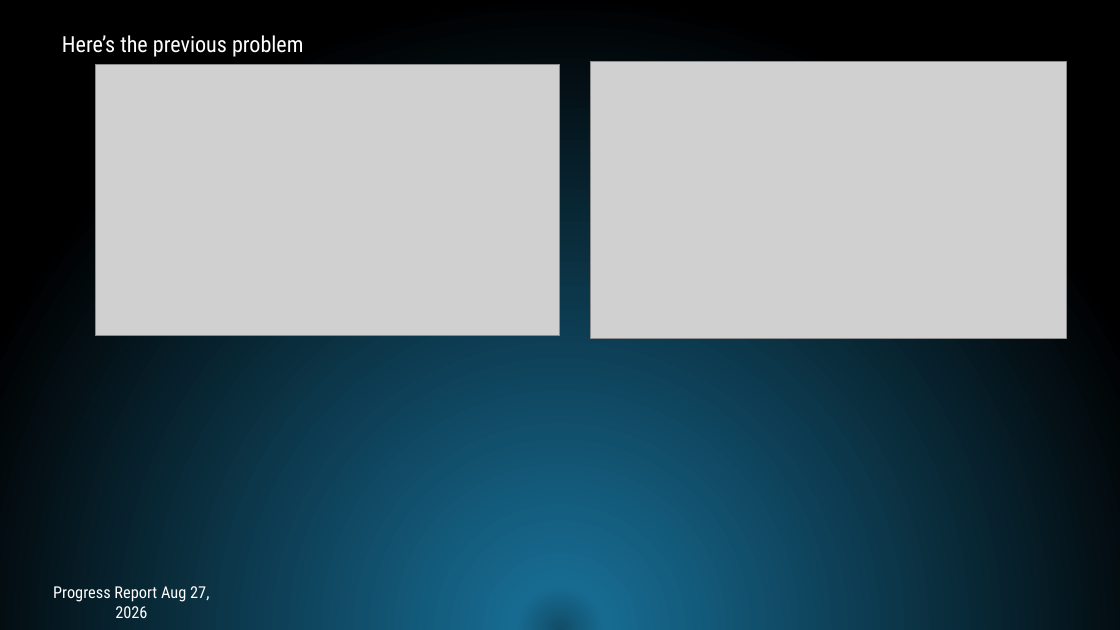
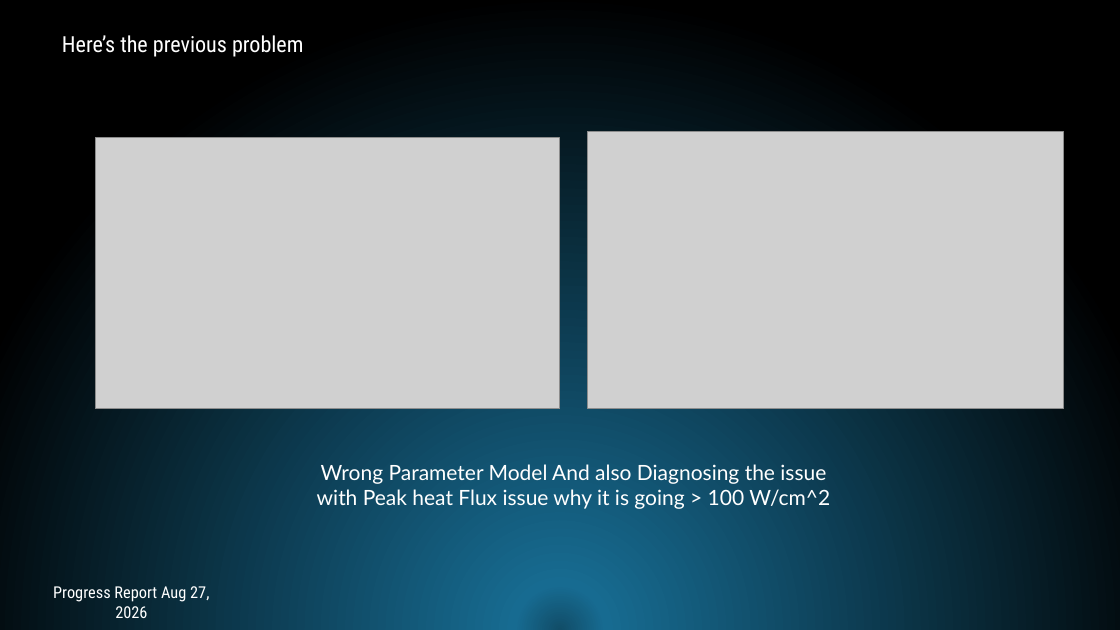
Before and after one commit to albertstarfield/StellarOrion_HypersonicEdition, a slide deck: slide 3 of Lost+Found/ProgressReport/Week 12/ProgressReport.pptx. Drawn at 1120x630 pixels with LibreOffice and Linux fonts; fonts in the diff are those of the drawing; grey boxes stand for pictures. Boxes give left, top, right and bottom in pixels: in the first picture for what was removed or moved away, otherwise in the second. Text is boxed around its words. In the diff, an @@ line names an element or a change of style, - is before the commit and + after.

```diff
--- a/Lost+Found/ProgressReport/Week 12/ProgressReport.pptx
+++ b/Lost+Found/ProgressReport/Week 12/ProgressReport.pptx
@@ picture: place and size @@
-picture at box(96, 65, 560, 336)
+picture at box(96, 138, 560, 409)
@@ picture: place and size @@
-picture at box(591, 61, 1066, 339)
+picture at box(588, 131, 1064, 408)
@@ text added at box(317, 464, 830, 509), 18 pt, text #FFFFFF @@
+Wrong Parameter Model And also Diagnosing the issue with Peak heat Flux issue why it is going > 100 W/cm^2
```
Also in this commit, not shown: 4 other slides changed, 6 slides added, 16 other files.
